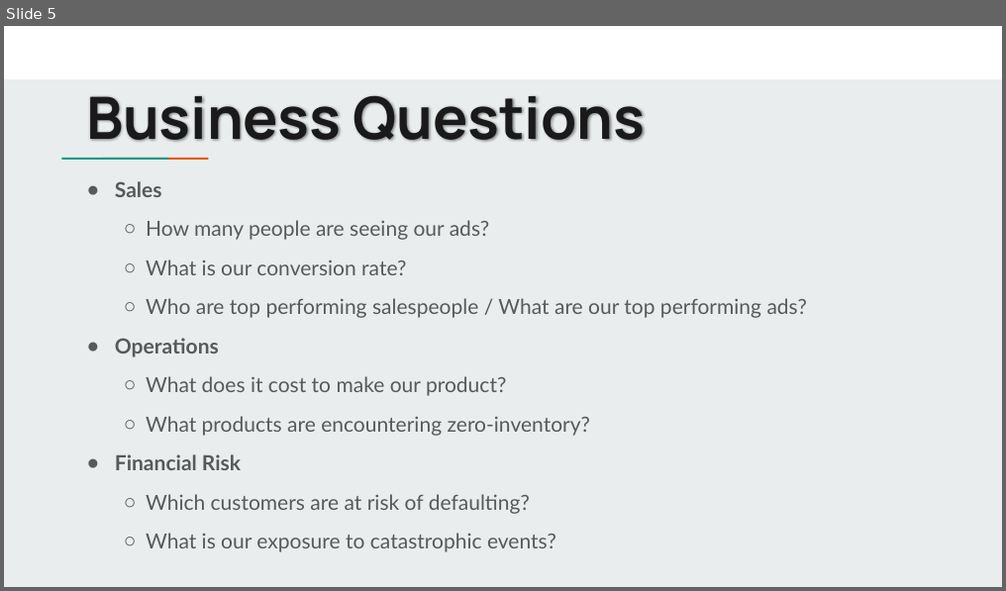
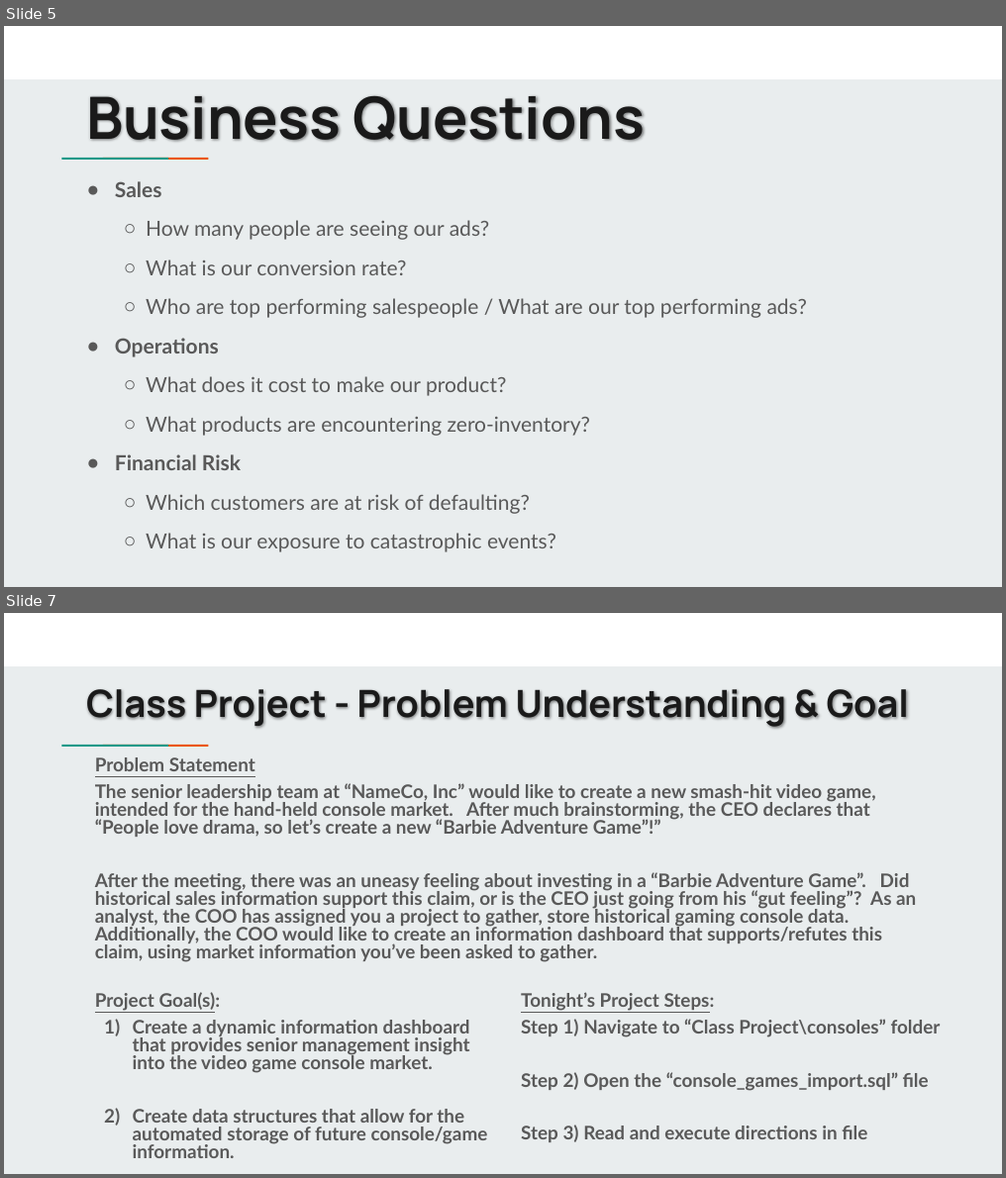
Before and after one commit to jbergmann56/OSDA-DataManipulationAndManagement, a slide deck: Class Project/Class Project - Cohort 7.pptx. Shown one above the other, each under a label of ours: slide 5 before the commit, slides 5 and 7 after it; the slides between them are not shown. The pictures are 1006x591 and 1006x1178 pixels, drawn with LibreOffice and Linux fonts; fonts in the diff are those of the drawing. Boxes give left, top, right and bottom in pixels: in the first picture for what was removed or moved away, otherwise in the second. Text is boxed around its words. In the diff, an @@ line names an element or a change of style, - is before the commit and + after.

Commit message:
world update
7/10 class 2 update

```diff
--- a/Class Project/Class Project - Cohort 7.pptx
+++ b/Class Project/Class Project - Cohort 7.pptx
@@ slide 7 added at <box>4,613,1002,1174</box>, background #E9EDEE; not listed: 3 template elements that a slide beside it also shows @@
@@ title added at <box>86,689,909,728</box>, 36 pt, text #1A1A1A, bold @@
+Class Project - Problem Understanding & Goal
@@ text added at <box>95,758,916,962</box>, 18 pt, text #595959, bold @@
+Problem Statement
+The senior leadership team at “NameCo, Inc” would like to create a new smash-hit video game, intended for the hand-held console market. After much brainstorming, the CEO declares that “People love drama, so let’s create a new “Barbie Adventure Game”!”
+After the meeting, there was an uneasy feeling about investing in a “Barbie Adventure Game”. Did historical sales information support this claim, or is the CEO just going from his “gut feeling”? As an analyst, the COO has assigned you a project to gather, store historical gaming console data. Additionally, the COO would like to create an information dashboard that supports/refutes this claim, using market information you’ve been asked to gather.
@@ text added at <box>95,992,488,1158</box>, 18 pt, text #595959, bold @@
+Project Goal(s):
+1) Create a dynamic information dashboard that provides senior management insight into the video game console market.
+2) Create data structures that allow for the automated storage of future console/game information.
@@ text added at <box>521,992,941,1143</box>, 18 pt, text #595959, bold @@
+Tonight’s Project Steps:
+Step 1) Navigate to “Class Project\consoles” folder
+Step 2) Open the “console_games_import.sql” file
+Step 3) Read and execute directions in file
```
Also in this commit, not shown: 2 slides changed, 7 other files.
